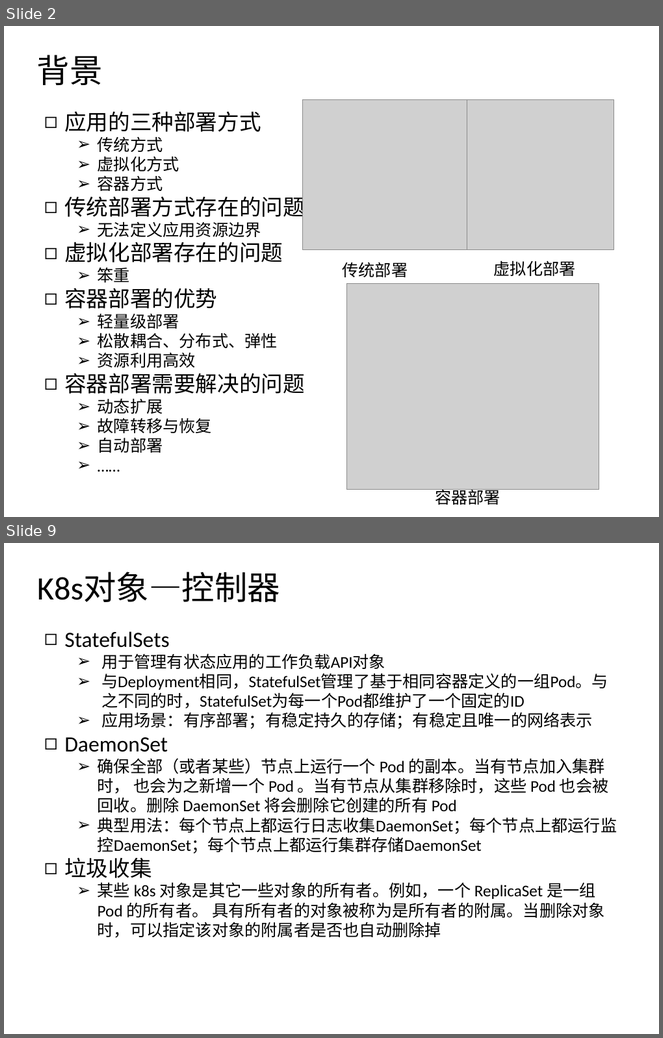
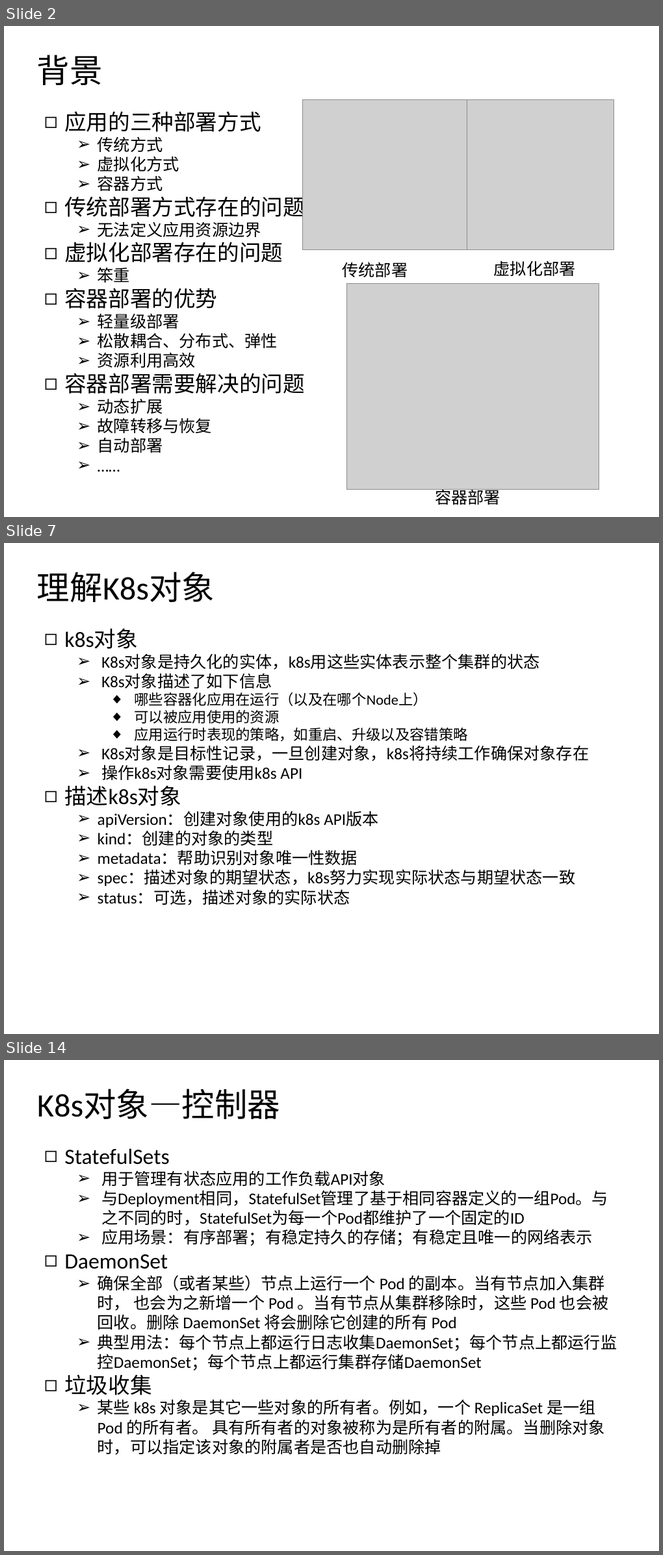
Before and after one commit to csluluyao/k8s_research, a slide deck: k8s_week1.pptx. Shown one above the other, each under a label of ours: slides 2 and 9 before the commit, slides 2, 7 and 14 after it; the slides between them are not shown. The pictures are 663x1038 and 663x1555 pixels, drawn with LibreOffice and Linux fonts; fonts in the diff are those of the drawing; grey boxes stand for pictures. Boxes give left, top, right and bottom in pixels: in the first picture for what was removed or moved away, otherwise in the second. Text is boxed around its words. In the diff, an @@ line names an element or a change of style, - is before the commit and + after.

```diff
--- a/k8s_week1.pptx
+++ b/k8s_week1.pptx
@@ slide 7 added at <box>4,543,659,1034</box>, background #FFFFFF @@
@@ text added at <box>37,572,215,602</box>, 36 pt, text #000000 @@
+理解K8s对象
@@ text added at <box>64,629,589,906</box>, 18 pt, text #000000 @@
+◻ k8s对象
+  ➢ K8s对象是持久化的实体，k8s用这些实体表示整个集群的状态
+  ➢ K8s对象描述了如下信息
+    ◆ 哪些容器化应用在运行（以及在哪个Node上）
+    ◆ 可以被应用使用的资源
+    ◆ 应用运行时表现的策略，如重启、升级以及容错策略
+  ➢ K8s对象是目标性记录，一旦创建对象，k8s将持续工作确保对象存在
+  ➢ 操作k8s对象需要使用k8s API
+◻ 描述k8s对象
+  ➢ apiVersion：创建对象使用的k8s API版本
+  ➢ kind：创建的对象的类型
+  ➢ metadata：帮助识别对象唯一性数据
+  ➢ spec：描述对象的期望状态，k8s努力实现实际状态与期望状态一致
+  ➢ status：可选，描述对象的实际状态
@@ what was slide 9 is now slide 14 @@
```
Also in this commit, not shown: 9 slides changed, 5 other slides added, 2 slides removed, 2 other files.
